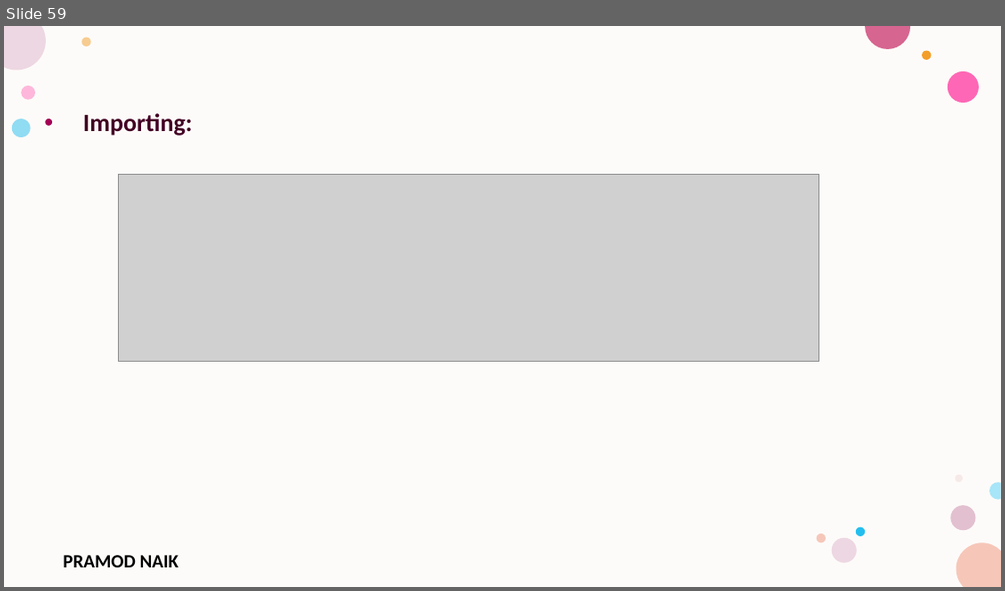
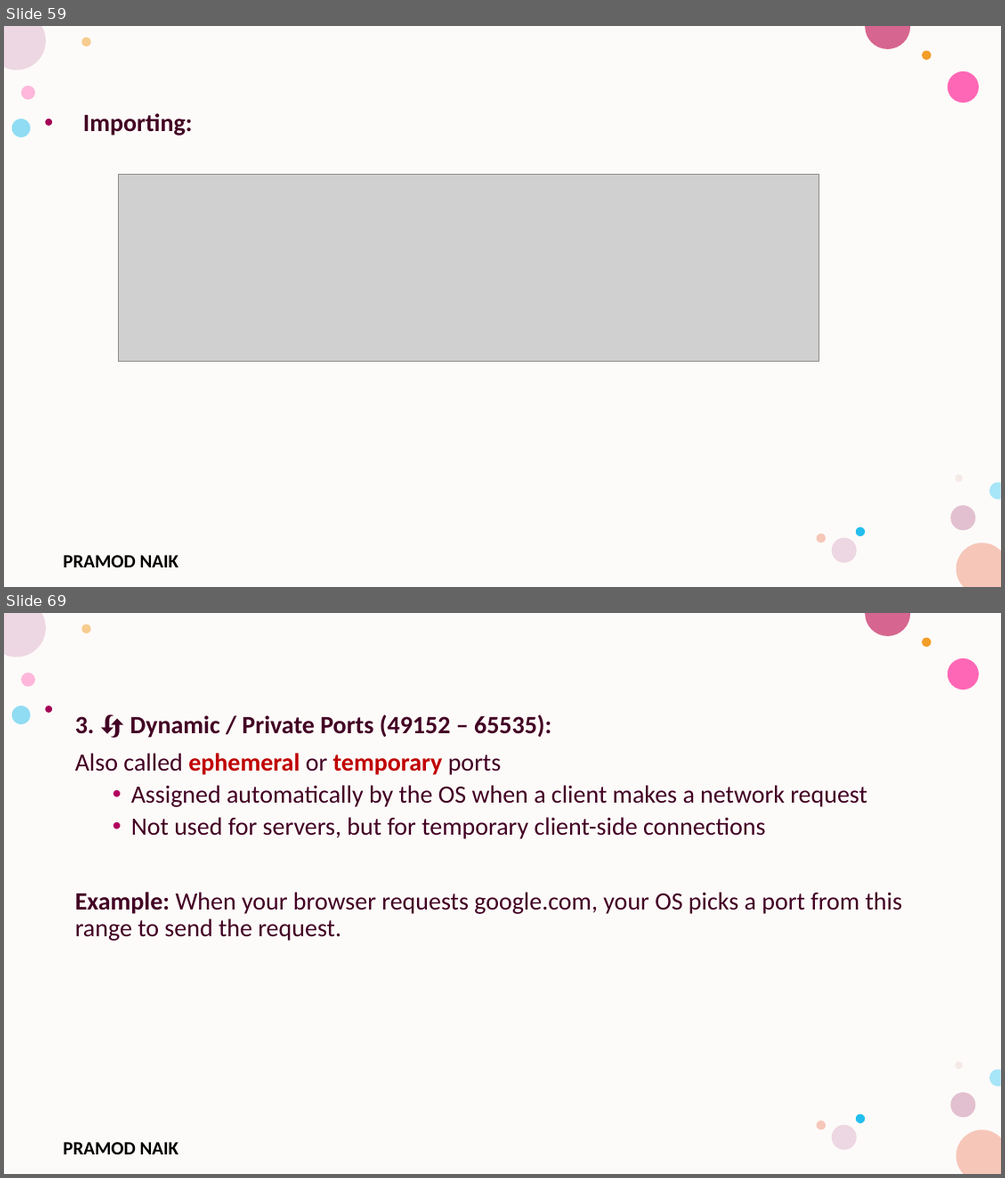
Before and after one commit to PRAMODNAIK-DEV/Node.js-Hands-on-Workshop, a slide deck: Node.js-Hands-on-Workshop 2025.pptx. Shown one above the other, each under a label of ours: slide 59 before the commit, slides 59 and 69 after it; the slides between them are not shown. The pictures are 1005x591 and 1005x1178 pixels, drawn with LibreOffice and Linux fonts; fonts in the diff are those of the drawing; grey boxes stand for pictures; background and template pictures are left out. Boxes give left, top, right and bottom in pixels: in the first picture for what was removed or moved away, otherwise in the second. Text is boxed around its words. In the diff, an @@ line names an element or a change of style, - is before the commit and + after.

```diff
--- a/Node.js-Hands-on-Workshop 2025.pptx
+++ b/Node.js-Hands-on-Workshop 2025.pptx
@@ slide 69 added at box(4, 613, 1001, 1174), background #FFFFFF; not listed: 17 template elements that a slide beside it also shows @@
@@ text added at box(75, 714, 902, 941), 24 pt, text #420023 @@
+3. 🔄 Dynamic / Private Ports (49152 – 65535):
+Also called ephemeral or temporary ports
+  • Assigned automatically by the OS when a client makes a network request
+  • Not used for servers, but for temporary client-side connections
+Example: When your browser requests google.com, your OS picks a port from this range to send the request.
```
Also in this commit, not shown: 18 other slides added, 2 other files.
